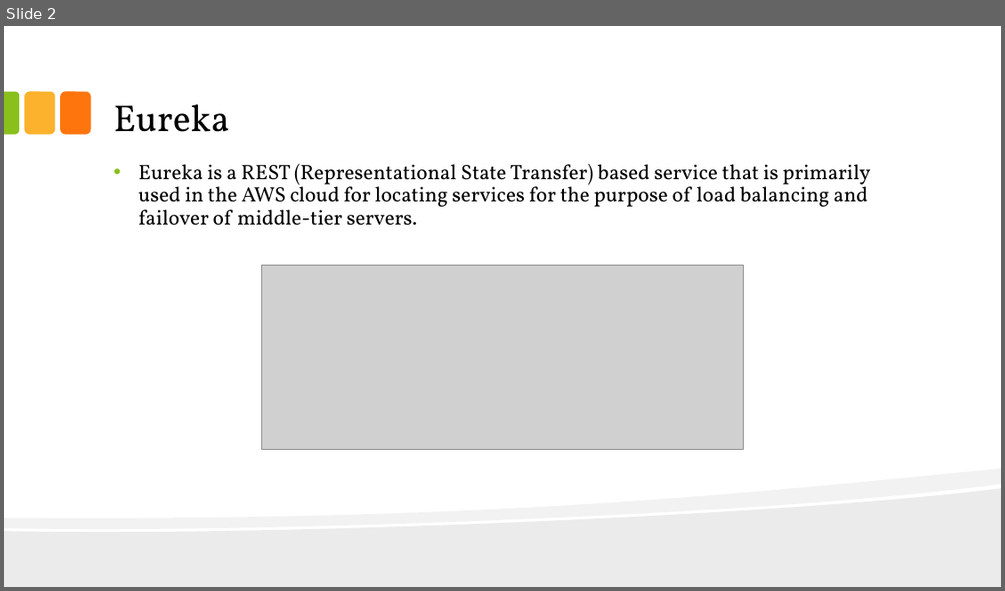
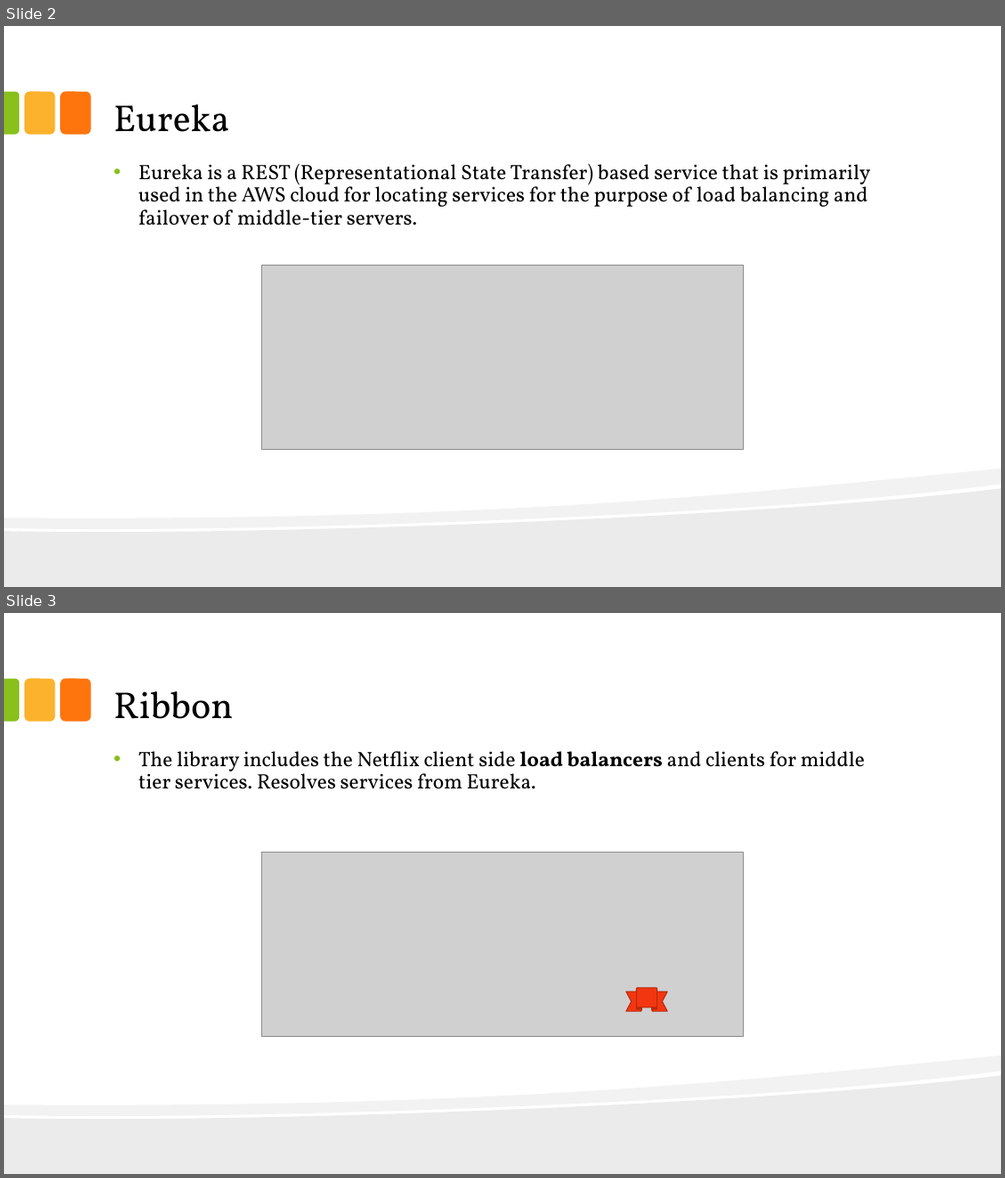
Before and after one commit to darzieba/spring-cloud-netflix, a slide deck: SpringCloudNetflix.pptx. Shown one above the other, each under a label of ours: slide 2 before the commit, slides 2 and 3 after it. The pictures are 1005x591 and 1005x1178 pixels, drawn with LibreOffice and Linux fonts; fonts in the diff are those of the drawing; grey boxes stand for pictures; background and template pictures are left out. Boxes give left, top, right and bottom in pixels: in the first picture for what was removed or moved away, otherwise in the second. Text is boxed around its words. In the diff, an @@ line names an element or a change of style, - is before the commit and + after.

Commit message:
Ribbon support

```diff
--- a/SpringCloudNetflix.pptx
+++ b/SpringCloudNetflix.pptx
@@ slide 3 added at (4, 613, 1001, 1174), background #FFFFFF; not listed: 5 template elements that a slide beside it also shows @@
@@ title added at (113, 691, 233, 719), 36 pt, text #000000 @@
+Ribbon
@@ text added at (138, 751, 865, 789), 20 pt, text #000000 @@
+• The library includes the Netflix client side load balancers and clients for middle tier services. Resolves services from Eureka.
@@ picture added at (262, 852, 744, 1037) @@
@@ ribbon added at (626, 988, 667, 1011), fill #F23610, outline #B3280C 0.85 pt @@
```
Also in this commit, not shown: 1 slide changed, 1 other slide added, 1 slide removed, 5 other files.
